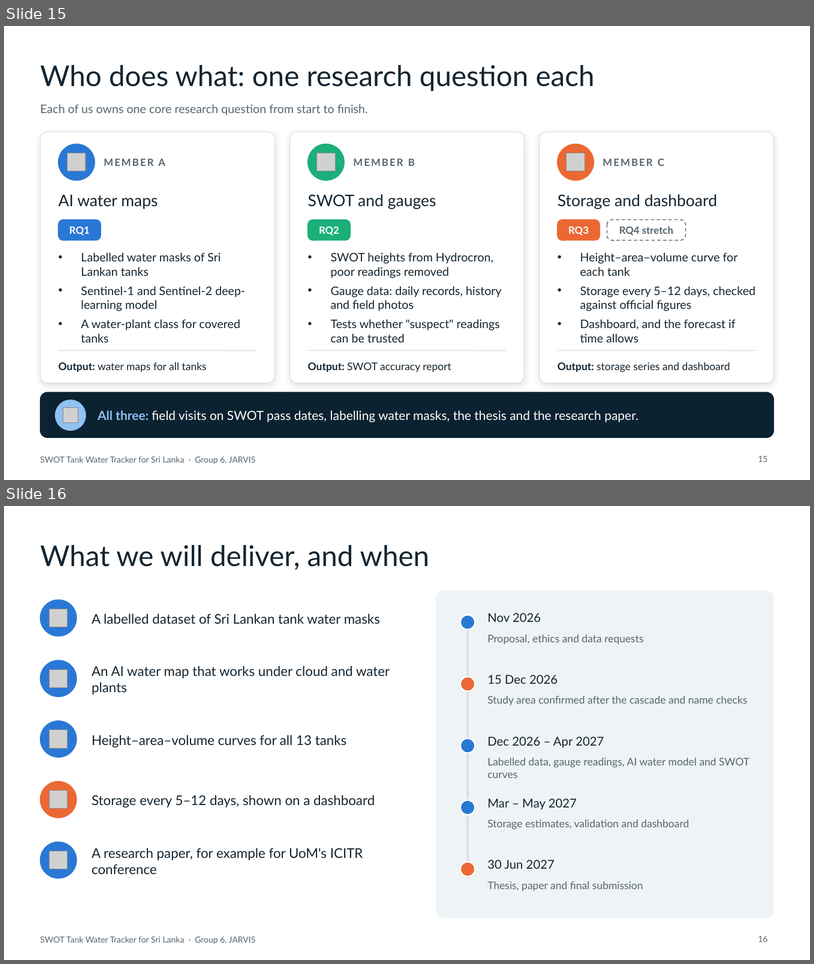
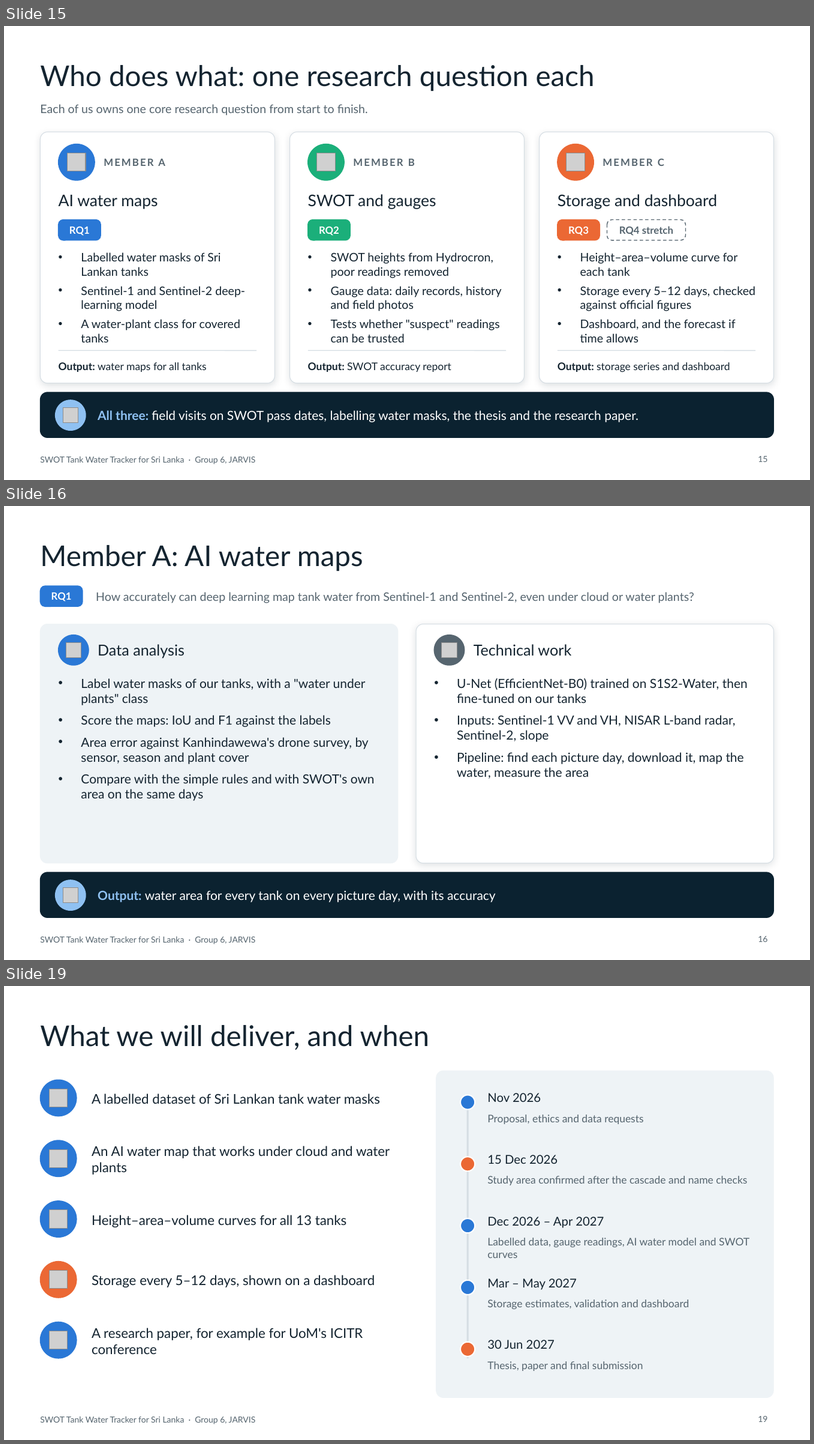
Before and after one commit to jarvis-uom/swot-tank-tracker-site, a slide deck: site/assets/docs/swot-tank-tracker-proposal-talk.pptx. Shown one above the other, each under a label of ours: slides 15 and 16 before the commit, slides 15, 16 and 19 after it; the slides between them are not shown. The pictures are 814x964 and 814x1444 pixels, drawn with LibreOffice and Linux fonts; fonts in the diff are those of the drawing; grey boxes stand for pictures. Boxes give left, top, right and bottom in pixels: in the first picture for what was removed or moved away, otherwise in the second. Text is boxed around its words. In the diff, an @@ line names an element or a change of style, - is before the commit and + after.

Commit message:
Add a Team tab, the 21-slide talk and a datasets list
Team: one research question per member, with the data analysis and the
technical work for each (the same as slides 16-18 of the talk).

Presentation: the talk now has 21 slides (one slide per member, and a
"Datasets and links" slide). The Presentation page lists the same links;
each one was opened and checked on 28 Oct 2026.

Menu links are slightly tighter so the ten tabs stay on one line.

```diff
--- a/site/assets/docs/swot-tank-tracker-proposal-talk.pptx
+++ b/site/assets/docs/swot-tank-tracker-proposal-talk.pptx
@@ slide 16 added at [4,506,810,960], background #FFFFFF; not listed: 1 template element that a slide beside it also shows @@
@@ title added at [40,545,363,571], 34 pt, text #142430 @@
+Member A: AI water maps
@@ rounded rectangle added at [40,586,83,606], fill #2A78D6, outline #2A78D6 1 pt @@
@@ text added at [51,592,72,601], 12 pt, text #FFFFFF, bold @@
+RQ1
@@ text added at [96,592,695,603], 14 pt, text #56656F @@
+How accurately can deep learning map tank water from Sentinel-1 and Sentinel-2, even under cloud or water plants?
@@ rounded rectangle added at [40,624,398,863], fill #EEF3F6, outline #EEF3F6 0.75 pt @@
@@ rounded rectangle added at [417,624,775,863], fill #FFFFFF, outline #D5DDE3 0.75 pt @@
@@ ellipse added at [59,635,89,665], fill #2A78D6, outline #2A78D6 1 pt @@
@@ picture added at [66,642,81,657] @@
@@ text added at [98,644,185,658], 18 pt, text #142430 @@
+Data analysis
@@ ellipse added at [435,635,465,665], fill #56656F, outline #56656F 1 pt @@
@@ picture added at [442,642,457,657] @@
@@ text added at [474,644,572,656], 18 pt, text #142430 @@
+Technical work
@@ text added at [81,678,375,801], 15 pt, text #142430 @@
+• Label water masks of our tanks, with a "water under plants" class
+• Score the maps: IoU and F1 against the labels
+• Area error against Kanhindawewa's drone survey, by sensor, season and plant cover
+• Compare with the simple rules and with SWOT's own area on the same days
@@ text added at [457,678,748,778], 15 pt, text #142430 @@
+• U-Net (EfficientNet-B0) trained on S1S2-Water, then fine-tuned on our tanks
+• Inputs: Sentinel-1 VV and VH, NISAR L-band radar, Sentinel-2, slope
+• Pipeline: find each picture day, download it, map the water, measure the area
@@ rounded rectangle added at [40,872,774,918], fill #0B2230, outline #0B2230 0.75 pt @@
@@ ellipse added at [56,880,86,910], fill #8FC1F2, outline #8FC1F2 1 pt @@
@@ picture added at [63,887,78,902] @@
@@ text added at [98,890,496,902], 15 pt, text #FFFFFF @@
+Output: water area for every tank on every picture day, with its accuracy
@@ page number added at [758,936,768,942], 10 pt, text #56656F @@
+16
@@ what was slide 16 is now slide 19 @@
@@ page number at [758,1416,768,1422]: text changed @@
-16
+19
```
Also in this commit, not shown: 3 other slides added, 55 other files.
